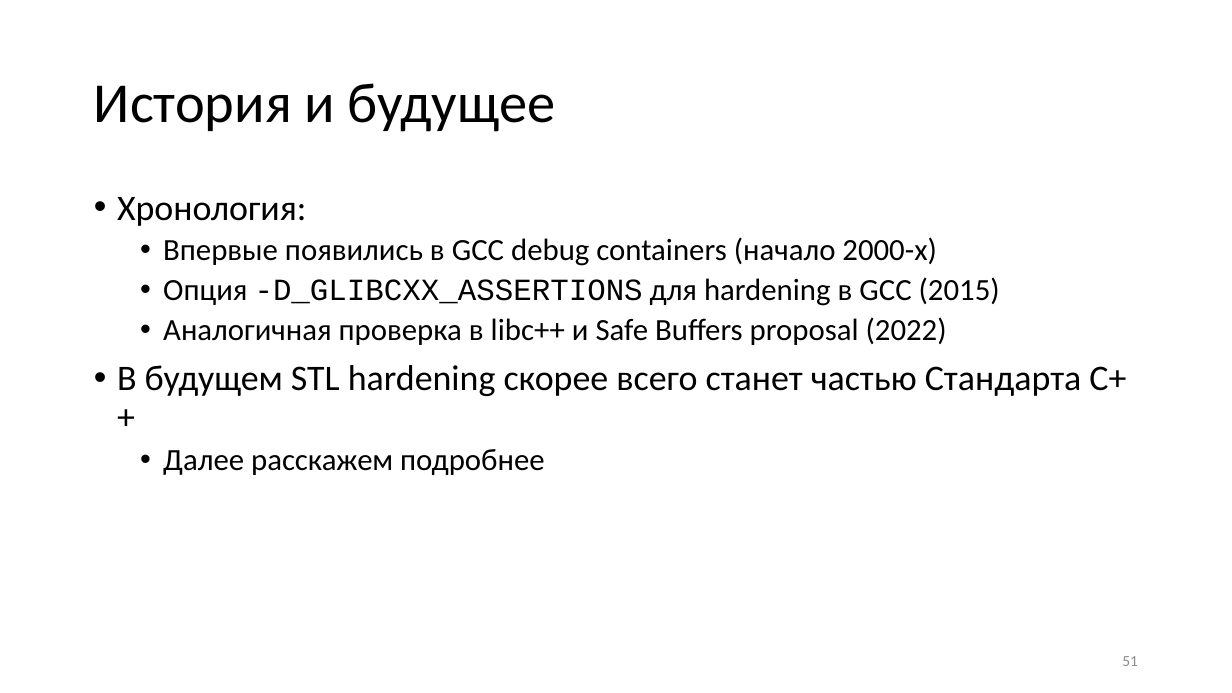
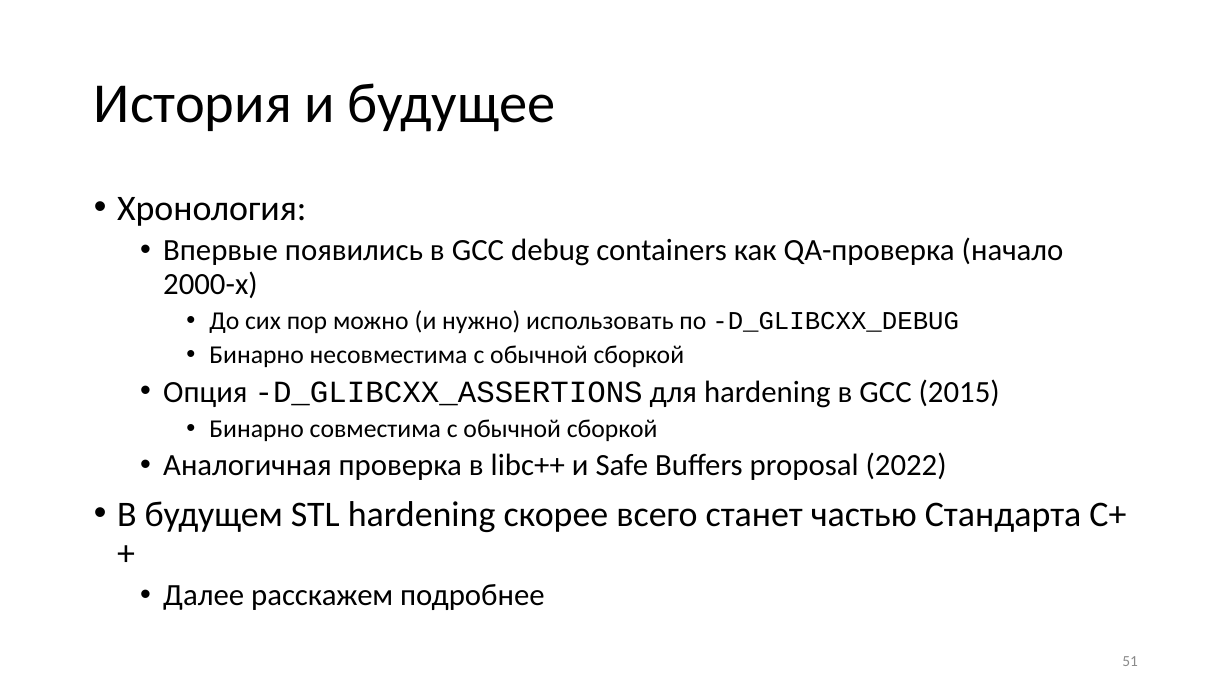
Before and after one commit to yugr/slides, a slide deck: slide 51 of CppZeroCost/2025/RU.pptx. Drawn at 1232x693 pixels with LibreOffice and Linux fonts; fonts in the diff are those of the drawing. Boxes give left, top, right and bottom in pixels: in the first picture for what was removed or moved away, otherwise in the second. Text is boxed around its words. In the diff, an @@ line names an element or a change of style, - is before the commit and + after.

```diff
--- a/CppZeroCost/2025/RU.pptx
+++ b/CppZeroCost/2025/RU.pptx
@@ text at box(163, 237, 1064, 367): text changed; size 24 to 20 pt @@
-  • Впервые появились в GCC debug containers (начало 2000-х)
+  • Впервые появились в GCC debug containers как QA-проверка (начало 2000-х)
+    • До сих пор можно (и нужно) использовать по -D_GLIBCXX_DEBUG
+    • Бинарно несовместима с обычной сборкой
@@ text at box(209, 419, 658, 441): paragraph added @@
+    • Бинарно совместима с обычной сборкой
```
Also in this commit, not shown: 32 other slides changed, 3 other files.
